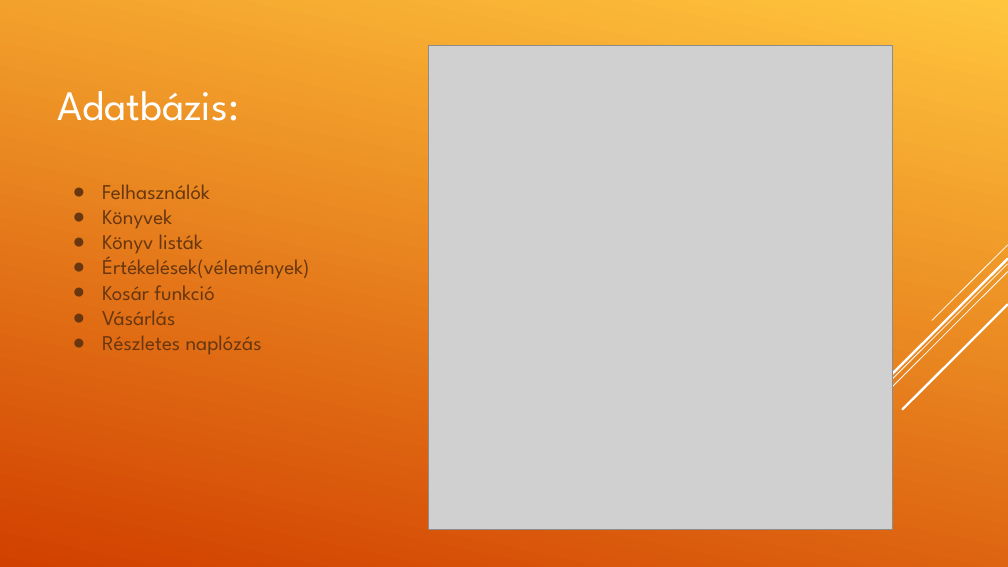
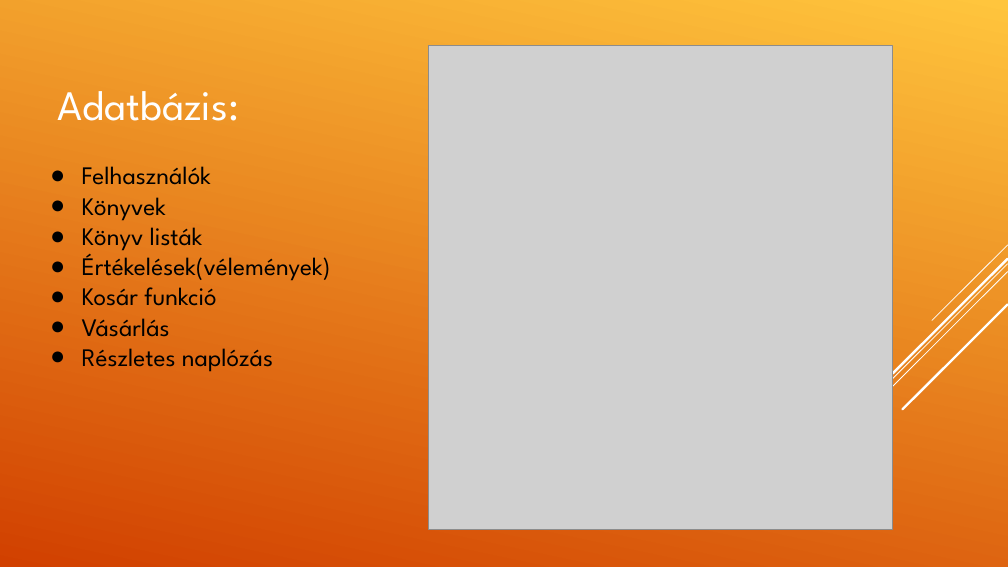
Before and after one commit to kalmanlaszlo06/vizsgaremek, a slide deck: slide 3 of vizsgaremek/Bookli.pptx. Drawn at 1008x567 pixels with LibreOffice and Linux fonts; fonts in the diff are those of the drawing; grey boxes stand for pictures. Boxes give left, top, right and bottom in pixels: in the first picture for what was removed or moved away, otherwise in the second. Text is boxed around its words. In the diff, an @@ line names an element or a change of style, - is before the commit and + after.

```diff
--- a/vizsgaremek/Bookli.pptx
+++ b/vizsgaremek/Bookli.pptx
@@ text "Felhasználók": place and size @@
-text "Felhasználók" at box(102, 184, 309, 355)
+text "Felhasználók" at box(82, 166, 331, 372)
@@ text "Felhasználók" at box(82, 166, 331, 372): size 20 to 24 pt, text colour #68370F to #000000; indent changed; bullet colour #68370F to #000000 @@
```
Also in this commit, not shown: 1 other slide changed, 1 slide added, 1 slide removed.
